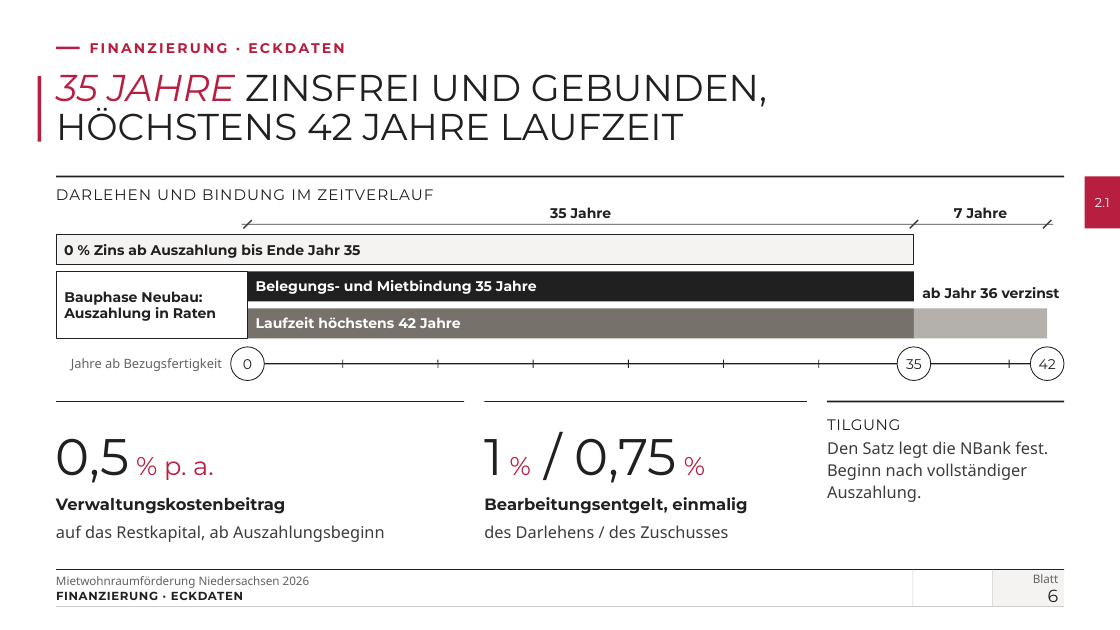
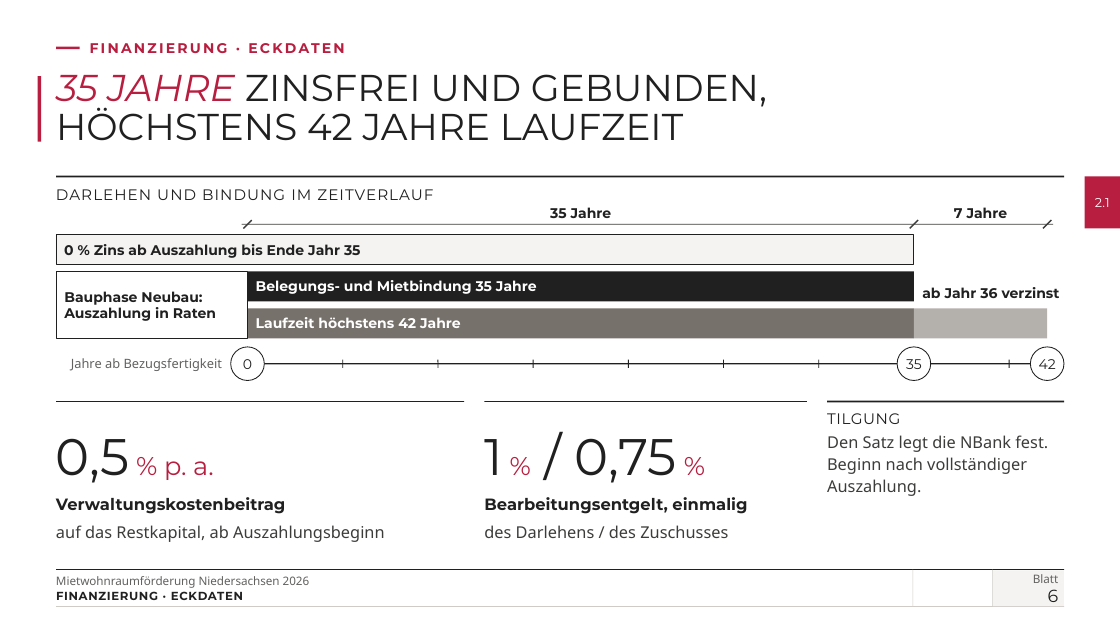
Before and after one commit to vgedaschko/NBank, a slide deck: slide 6 of praesentation/dist/PGN-Mietwohnraumfoerderung-Niedersachsen-2026-Vortrag.pptx. Drawn at 1120x630 pixels with LibreOffice and Linux fonts; fonts in the diff are those of the drawing; background and template pictures are left out. Boxes give left, top, right and bottom in pixels: in the first picture for what was removed or moved away, otherwise in the second. Text is boxed around its words. In the diff, an @@ line names an element or a change of style, - is before the commit and + after.

```diff
--- a/praesentation/dist/PGN-Mietwohnraumfoerderung-Niedersachsen-2026-Vortrag.pptx
+++ b/praesentation/dist/PGN-Mietwohnraumfoerderung-Niedersachsen-2026-Vortrag.pptx
@@ text "TILGUNG": place and size @@
-text "TILGUNG" at (827,419,1048,502)
+text "TILGUNG" at (827,413,1048,496)
```
Also in this commit, not shown: 24 other slides changed, 43 other files.
